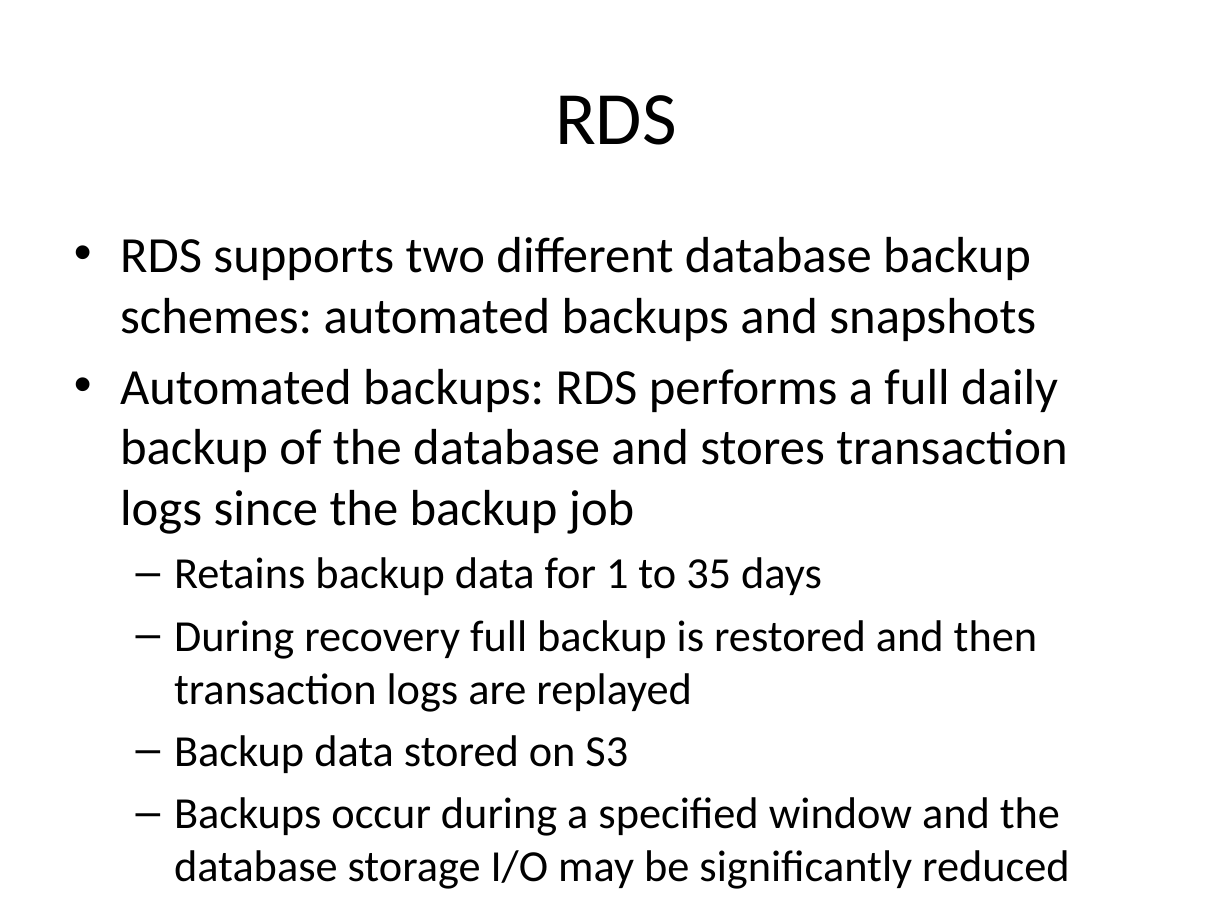
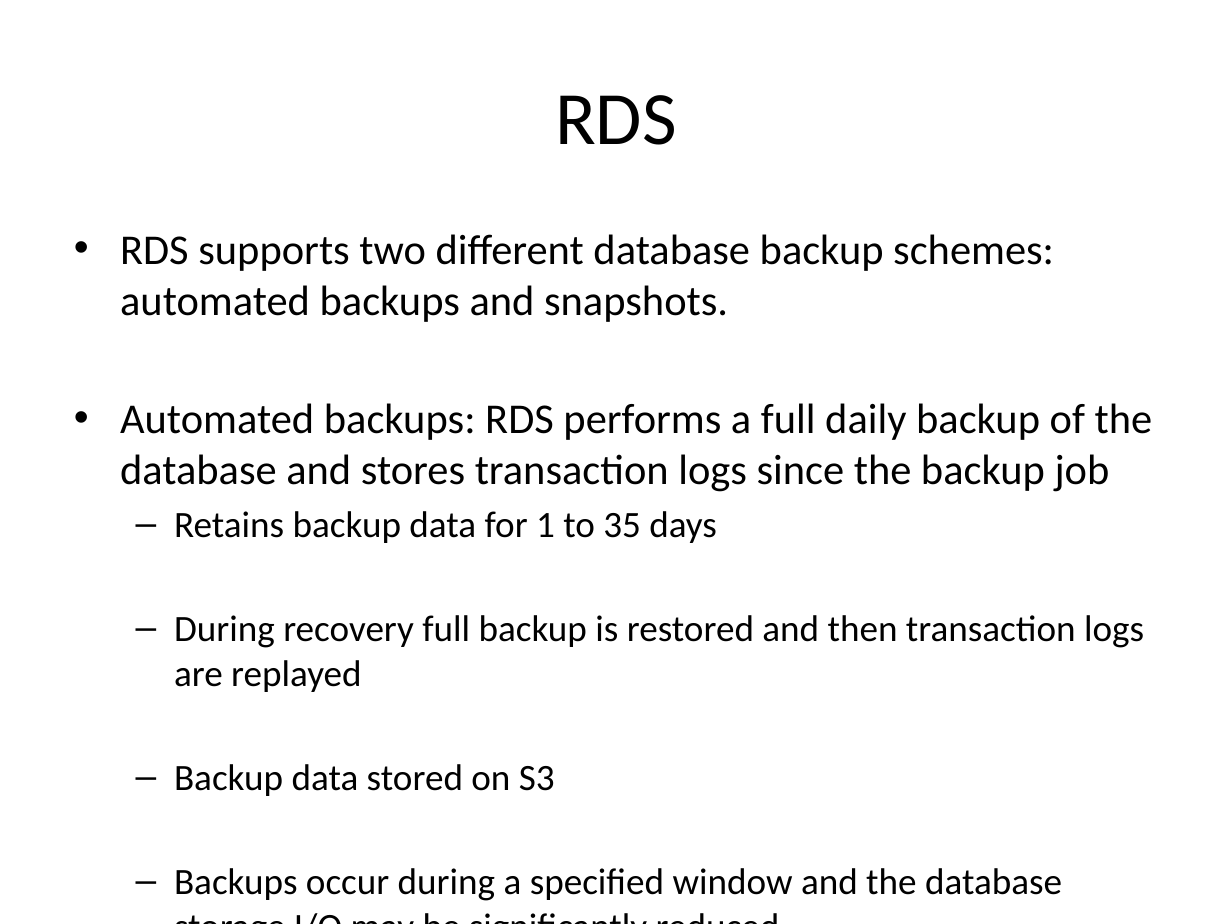
Before and after one commit to jasondbaker/infrastructure-class, a slide deck: slide 31 of infrastructure-week-5.pptx. Drawn at 1232x924 pixels with LibreOffice and Linux fonts; fonts in the diff are those of the drawing. Boxes give left, top, right and bottom in pixels: in the first picture for what was removed or moved away, otherwise in the second. Text is boxed around its words. In the diff, an @@ line names an element or a change of style, - is before the commit and + after.

```diff
--- a/infrastructure-week-5.pptx
+++ b/infrastructure-week-5.pptx
@@ text at (120, 234, 1054, 322): text changed; size 29.6 to 24.8 pt @@
-• RDS supports two different database backup schemes: automated backups and snapshots
+• RDS supports two different database backup schemes: automated backups and snapshots.
@@ text at (120, 403, 1153, 901): size 29.6 to 24.8 pt in "Automated backups: RDS performs a full daily ..."; size 25.9 to 21.7 pt in "Retains backup data for 1 to 35 ...", "During recovery full backup is restored and ...", "Backup data stored on S3", "Backups occur during a specified window and ..." @@
```
Also in this commit, not shown: 17 other slides changed, 1 other file.
